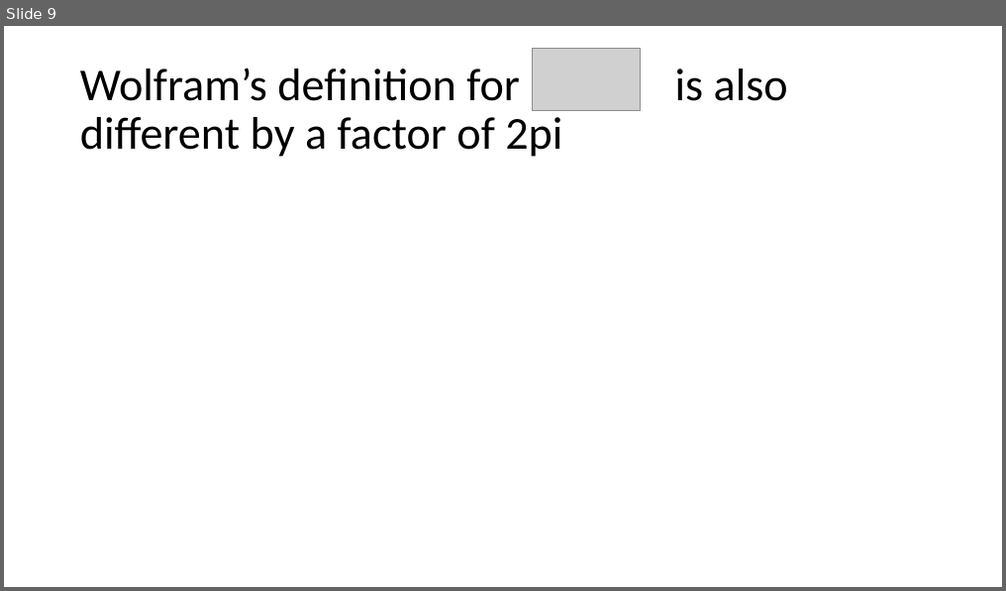
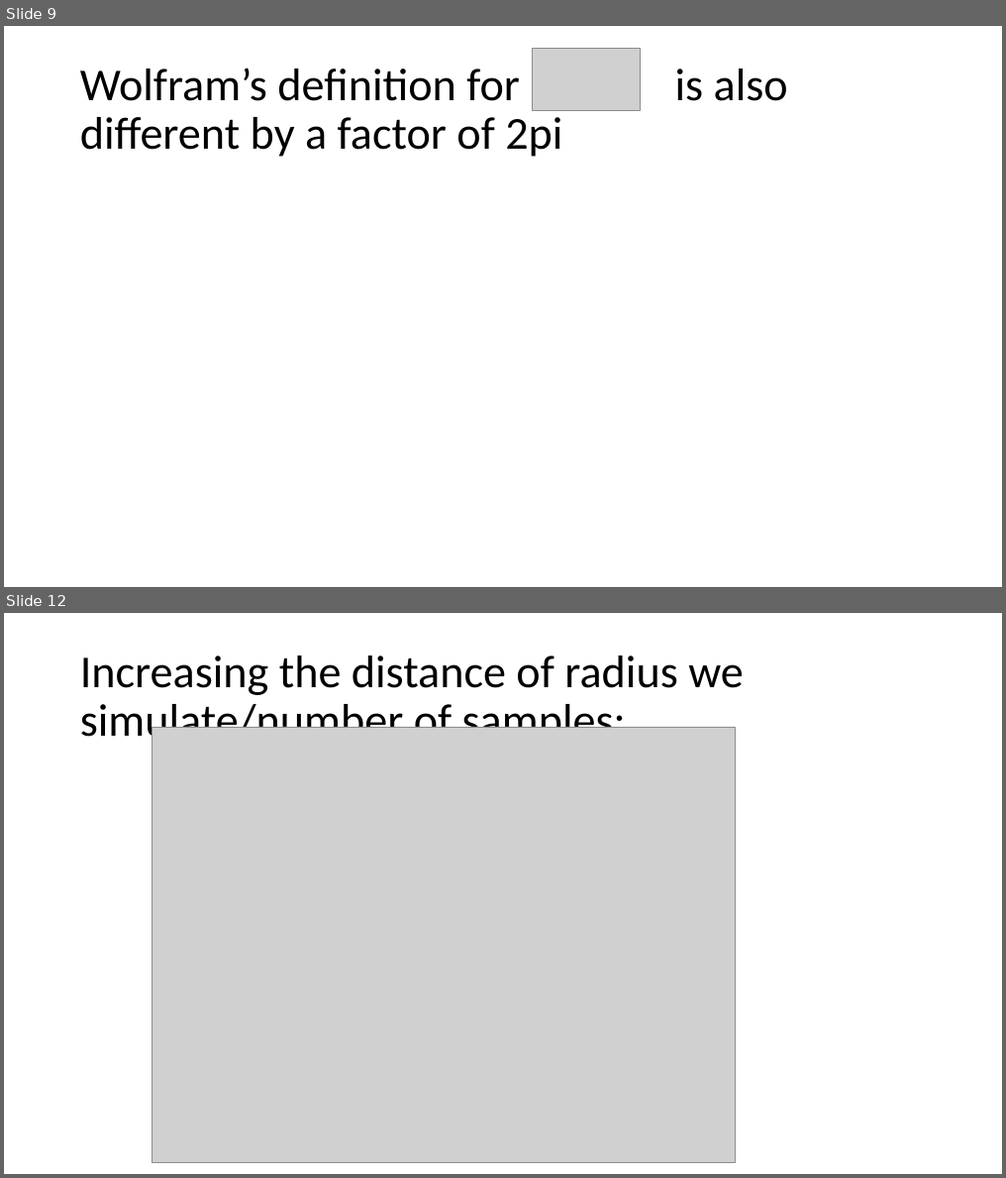
Before and after one commit to acs3235/BMIL, a slide deck: Research Update 4.5.2017.pptx. Shown one above the other, each under a label of ours: slide 9 before the commit, slides 9 and 12 after it; the slides between them are not shown. The pictures are 1006x591 and 1006x1178 pixels, drawn with LibreOffice and Linux fonts; fonts in the diff are those of the drawing; grey boxes stand for pictures. Boxes give left, top, right and bottom in pixels: in the first picture for what was removed or moved away, otherwise in the second. Text is boxed around its words. In the diff, an @@ line names an element or a change of style, - is before the commit and + after.

```diff
--- a/Research Update 4.5.2017.pptx
+++ b/Research Update 4.5.2017.pptx
@@ slide 12 added at <box>4,613,1002,1174</box>, background #FFFFFF @@
@@ title added at <box>80,656,744,748</box>, 44 pt, text #000000 @@
+Increasing the distance of radius we simulate/number of samples:
@@ picture added at <box>152,727,736,1163</box> @@
```
Also in this commit, not shown: 6 other slides added, 1 slide removed, 4 other files.
